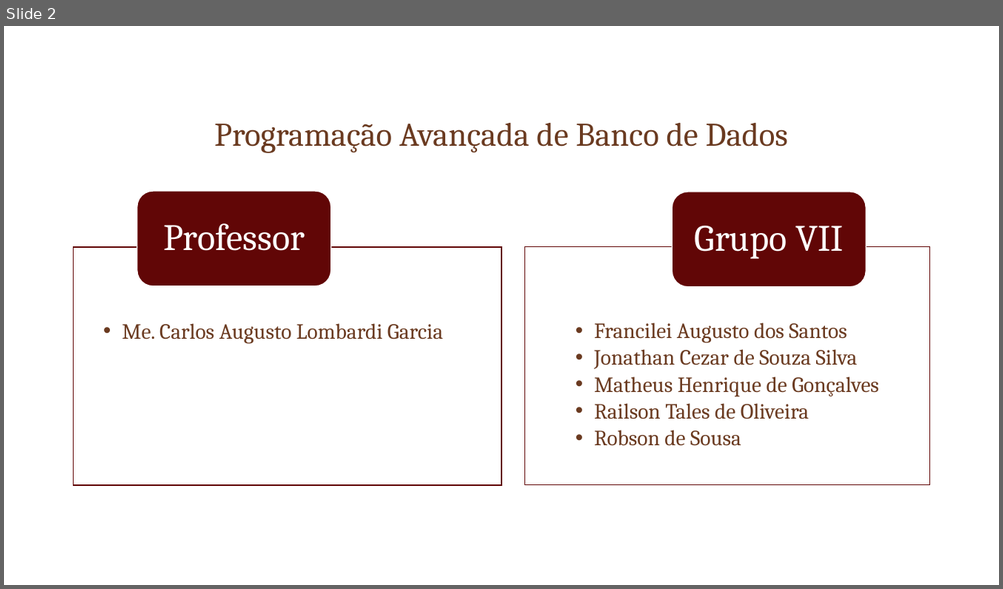
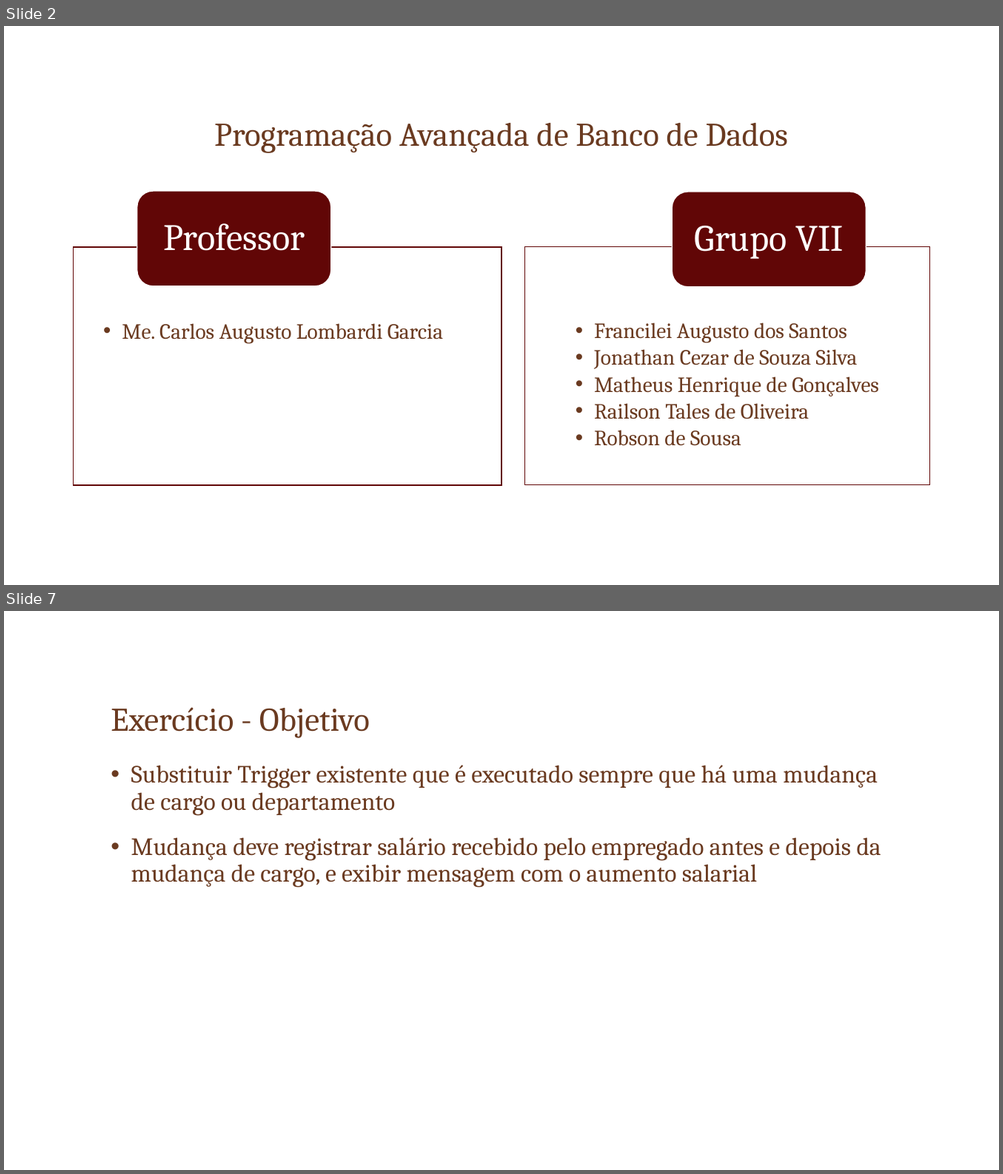
Before and after one commit to robsoncartes/group-vii-triggers, a slide deck: SlideApresentacao/TRIGGERS.pptx. Shown one above the other, each under a label of ours: slide 2 before the commit, slides 2 and 7 after it; the slides between them are not shown. The pictures are 1003x589 and 1003x1174 pixels, drawn with LibreOffice and Linux fonts; fonts in the diff are those of the drawing; background and template pictures are left out. Boxes give left, top, right and bottom in pixels: in the first picture for what was removed or moved away, otherwise in the second. Text is boxed around its words. In the diff, an @@ line names an element or a change of style, - is before the commit and + after.

```diff
--- a/SlideApresentacao/TRIGGERS.pptx
+++ b/SlideApresentacao/TRIGGERS.pptx
@@ slide 7 added at (4, 611, 999, 1170), background picture (left out) @@
@@ title added at (111, 707, 370, 738), 32 pt, text #6A3A20 @@
+Exercício - Objetivo
@@ text added at (131, 765, 881, 888), 24 pt, text #6A3A20 @@
+• Substituir Trigger existente que é executado sempre que há uma mudança de cargo ou departamento
+• Mudança deve registrar salário recebido pelo empregado antes e depois da mudança de cargo, e exibir mensagem com o aumento salarial
```
Also in this commit, not shown: 2 slides changed, 6 other slides added, 12 slides removed, 5 other files.
